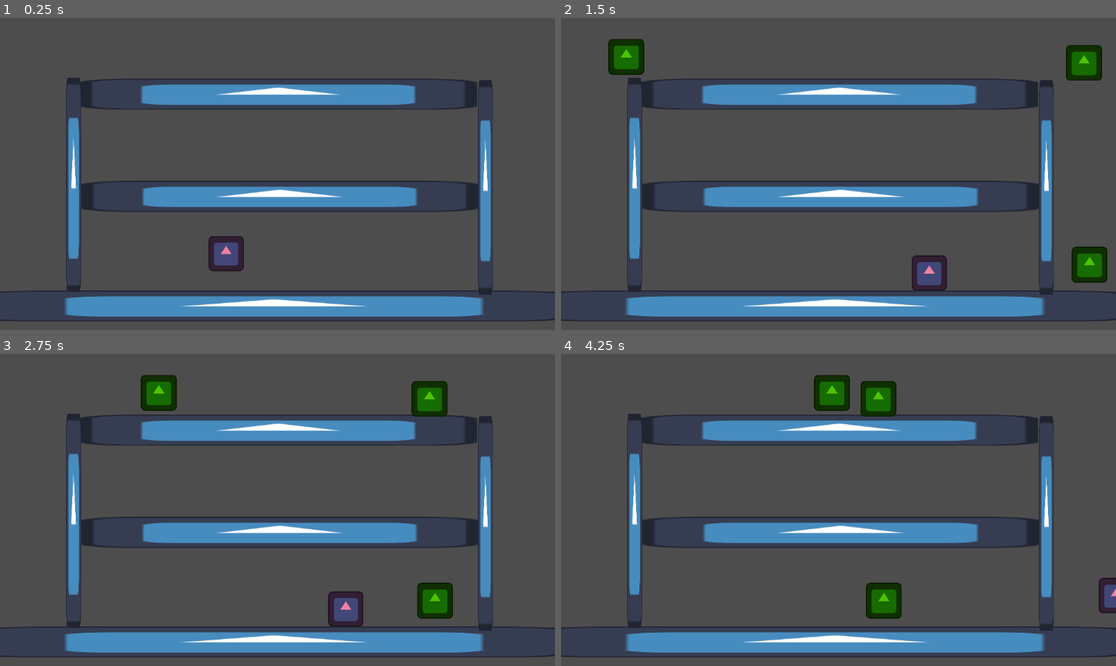
Above: before the commit, frames 1-4 (two rows, left to right).
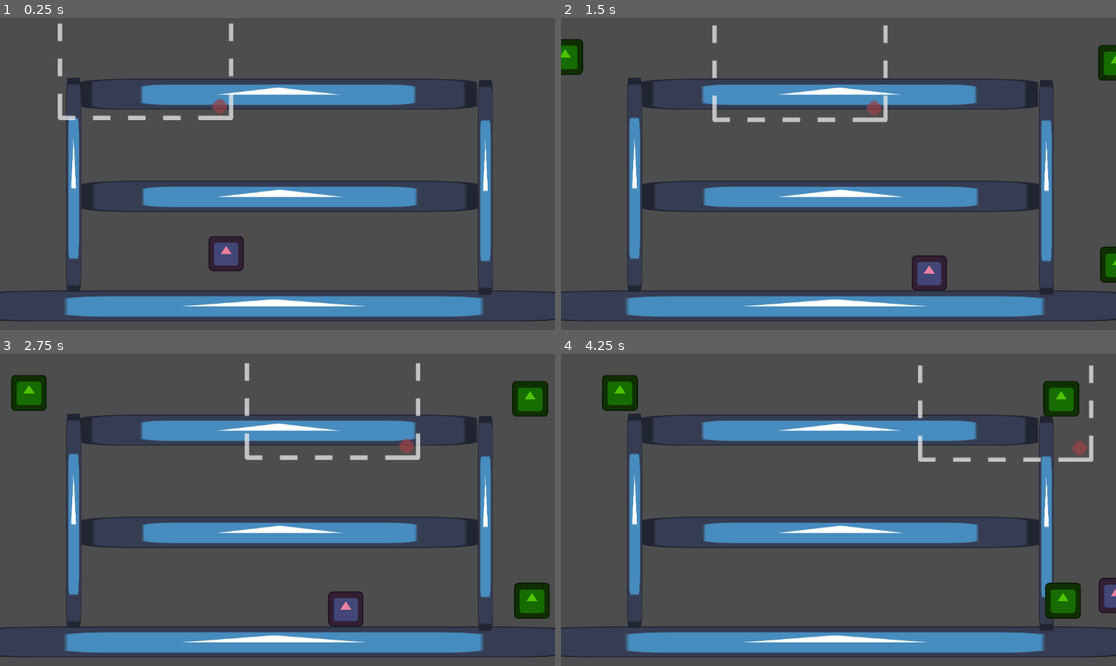
Above: after the commit, the same moments.

Repository: CarsonWebster/Game-of-Gags
Game: Godot game, scene res://Scenes/SideLevel.tscn
Same seed, same stepped clock (60 frames per second), same inputs: the game is played once before the commit and once after it. The engine's default icon, where the game draws it, is replaced by a stand-in: a white triangle on a blue panel in a dark square.
Inputs:
- Up to frame 1 (0.25 s): no input
- Up to frame 2 (1.5 s): tap Enter (ui_accept) at 0.5, 0.77 s; hold Right (ui_right) from 0.53 s (still down)
- Up to frame 3 (2.75 s): tap Enter (ui_accept) at 1.52 s; release Right (ui_right) at 2.03 s; hold Left (ui_left) from 2.03 s (still down)
- Up to frame 4 (4.25 s): release Left (ui_left) at 2.78 s; hold Right (ui_right) from 2.78 s (still down); tap Enter (ui_accept) at 3.02, 3.77 s

The runs differ from the first frame. In frame 1, 0.7% of the frame differs, in the area x 10-43%, y 1-33%; in frame 2, 3.7%; in frame 3, 5.1%, in the area x 2-100%, y 2-85%; in frame 4, 5.1%.

Commit message:
lol this is not getting used

Diff:
--- /dev/null
+++ b/Scenes/Frame.tscn
@@ -0,0 +1,21 @@
+[gd_scene load_steps=4 format=3 uid="uid://c0erabhcslykw"]
+
+[ext_resource type="Script" path="res://Scripts/Frame.gd" id="1_jkcms"]
+[ext_resource type="Texture2D" uid="uid://b12ofoyjqhqv2" path="res://Images/frame.png" id="2_lt5r6"]
+
+[sub_resource type="RectangleShape2D" id="RectangleShape2D_u8dla"]
+size = Vector2(160, 120)
+
+[node name="Frame" type="Area2D"]
+scale = Vector2(2.2, 2.2)
+script = ExtResource("1_jkcms")
+
+[node name="CollisionShape2D" type="CollisionShape2D" parent="."]
+shape = SubResource("RectangleShape2D_u8dla")
+
+[node name="Sprite2D" type="Sprite2D" parent="."]
+texture = ExtResource("2_lt5r6")
+
+[node name="Timer" type="Timer" parent="."]
+
+[connection signal="timeout" from="Timer" to="." method="_on_timer_timeout"]
--- a/Scenes/SideLevel.tscn
+++ b/Scenes/SideLevel.tscn
@@ -1,10 +1,11 @@
-[gd_scene load_steps=8 format=3 uid="uid://c10qrgaav0xcb"]
+[gd_scene load_steps=9 format=3 uid="uid://c10qrgaav0xcb"]
 
 [ext_resource type="PackedScene" uid="uid://b3nnj8awfmuej" path="res://Scenes/Player.tscn" id="2_tr5jj"]
 [ext_resource type="Texture2D" uid="uid://cpa82ussrbtty" path="res://icon.svg" id="2_x1wrw"]
 [ext_resource type="PackedScene" uid="uid://bhx54txl42ndl" path="res://Scenes/Ladder.tscn" id="3_nm66v"]
 [ext_resource type="PackedScene" uid="uid://c6nc44emqr76o" path="res://Scenes/npc_spawner.tscn" id="5_gj8en"]
 [ext_resource type="PackedScene" uid="uid://114o8jlaio1j" path="res://Scenes/npc_despawner.tscn" id="5_xhrji"]
+[ext_resource type="PackedScene" uid="uid://c0erabhcslykw" path="res://Scenes/Frame.tscn" id="6_rwmli"]
 
 [sub_resource type="RectangleShape2D" id="RectangleShape2D_yxbsc"]
 size = Vector2(1216, 62)
@@ -101,10 +102,30 @@
 
 [node name="npc_list" type="Node2D" parent="npcs"]
 
-[node name="NpcDespawner2" parent="." instance=ExtResource("5_xhrji")]
+[node name="despawners" type="Node2D" parent="npcs"]
+
+[node name="NpcDespawner" parent="npcs/despawners" instance=ExtResource("5_xhrji")]
+position = Vector2(-68, 319)
+scale = Vector2(1, 2.8)
+
+[node name="NpcDespawner2" parent="npcs/despawners" instance=ExtResource("5_xhrji")]
 position = Vector2(1240, 371)
 scale = Vector2(1, 3.48001)
 
-[node name="NpcDespawner" parent="." instance=ExtResource("5_xhrji")]
-position = Vector2(-68, 319)
-scale = Vector2(1, 2.8)
+[node name="Frame" parent="." node_paths=PackedStringArray("vertices") instance=ExtResource("6_rwmli")]
+position = Vector2(283, 125)
+vertices = [NodePath("../vertices/Marker2D"), NodePath("../vertices/Marker2D2"), NodePath("../vertices/Marker2D3"), NodePath("../vertices/Marker2D4")]
+
+[node name="vertices" type="Node2D" parent="."]
+
+[node name="Marker2D" type="Marker2D" parent="vertices"]
+position = Vector2(109, 145)
+
+[node name="Marker2D2" type="Marker2D" parent="vertices"]
+position = Vector2(1042, 140)
+
+[node name="Marker2D3" type="Marker2D" parent="vertices"]
+position = Vector2(109, 515)
+
+[node name="Marker2D4" type="Marker2D" parent="vertices"]
+position = Vector2(1061, 561)
--- /dev/null
+++ b/Scripts/Frame.gd
@@ -0,0 +1,34 @@
+extends Area2D
+
+@export var vertices: Array[Marker2D]
+@onready var timer = $Timer
+const SPEED = 150.0
+var current_vertex: int = 0
+
+# Called when the node enters the scene tree for the first time.
+func _ready():
+	go_to_marker(1)
+
+# Called every frame. 'delta' is the elapsed time since the previous frame.
+func _process(delta):
+	pass
+
+func choose_other_vertex(index: int) -> int:
+	var avails = range(vertices.size())
+	avails.remove_at(index)
+	return avails.pick_random()
+
+func go_to_marker(index: int):
+	var tween = get_tree().create_tween()
+	var distance = vertices[index].position.distance_to(position)
+	var time = distance / SPEED
+	tween.tween_property($".", "position", vertices[index].position, time)
+	current_vertex = index
+	timer.start(time)
+
+func choose_and_go():
+	var to = choose_other_vertex(current_vertex)
+	go_to_marker(to)
+
+func _on_timer_timeout():
+	choose_and_go()
--- a/Scripts/npc.gd
+++ b/Scripts/npc.gd
@@ -1,6 +1,6 @@
 extends Area2D
 
-const SPEED = 150.0
+const SPEED = 40.0
 var direction_vector: Vector2 = Vector2(1, 0)
 
 func _physics_process(delta):
Binary file added: Images/frame.png
Not shown, added: Images/frame.png.import
